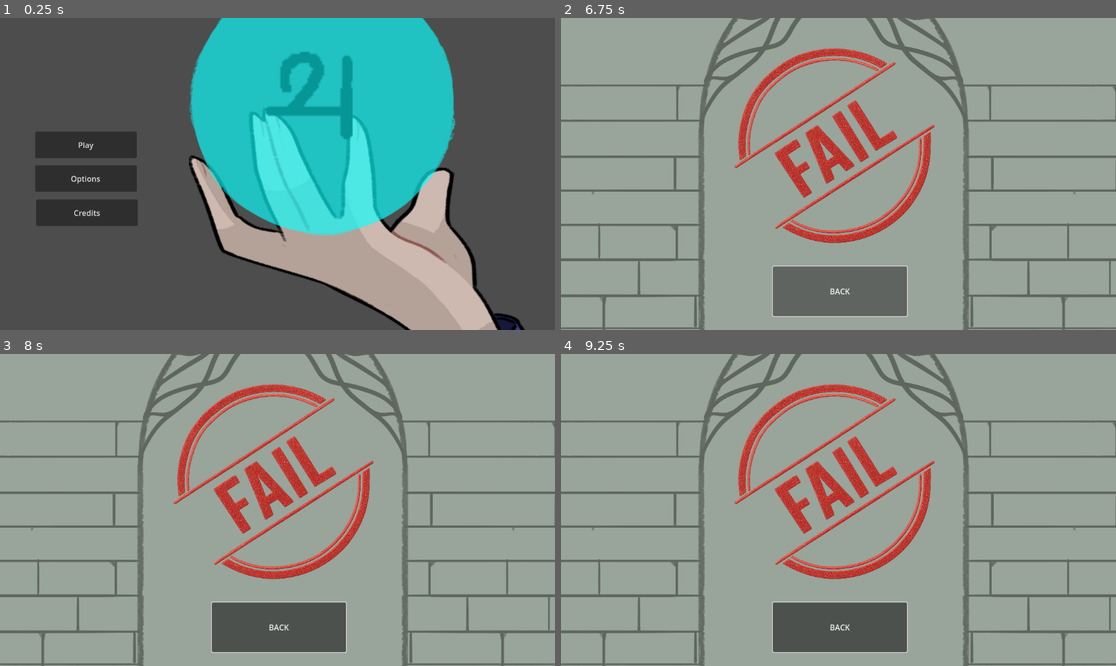
Above: before the commit, frames 1-4 (two rows, left to right).
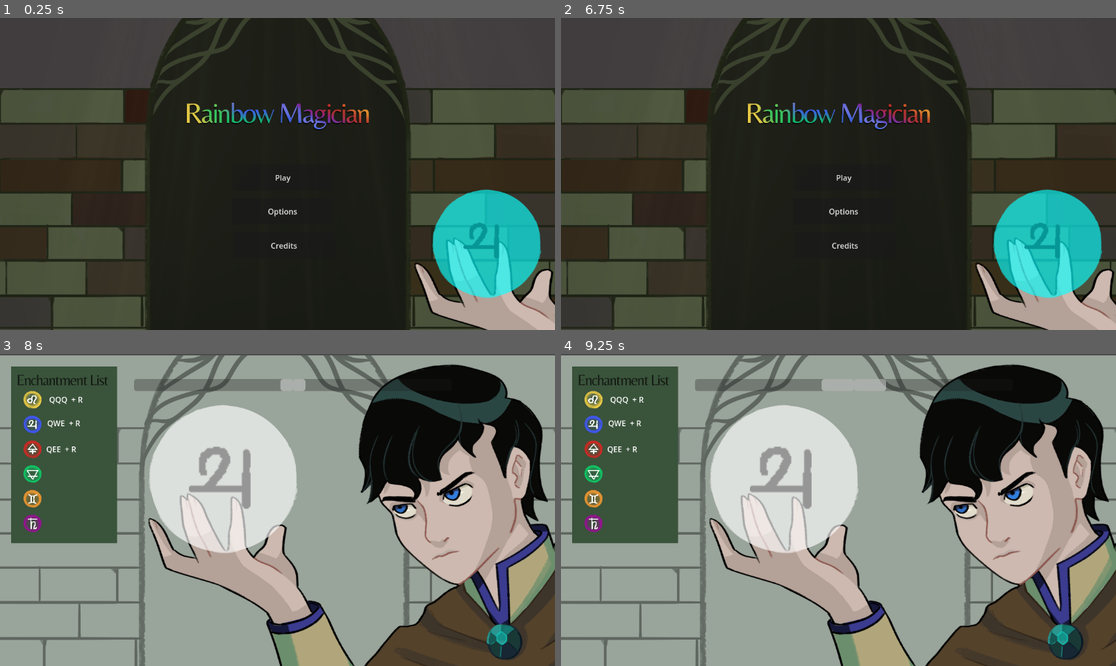
Above: after the commit, the same moments.

Repository: EmilianoMartel/rainbowmagic
Game: Godot game, scene res://scenes/main_menu.tscn
The game is run twice, just before and just after one commit, with the same random seed, the same clock (stepped at 60 frames per second) and the same inputs.
Inputs (mouse positions are in pixels of both pictures, inside the frame that each line leads up to):
- Up to frame 1 (0.25 s): no input
- Up to frame 2 (6.75 s): click "Credits" at 0.5 s; click (844, 298) at 1.25 s, where only the run after the commit has a clickable "Back"; click "Play" at 2 s; tap one key every 0.75 s from 2.85 s: R (Confirm) Q (FirstPower) W (SecondPower) E (ThirdPower) R (Confirm); click "BACK" at 6.5 s
- Up to frame 3 (8 s): click (283, 513) at 7.25 s, where only the run after the commit has a clickable "Play"
- Up to frame 4 (9.25 s): tap Q (FirstPower) at 8.1 s; tap W (SecondPower) at 8.85 s

The runs differ from the first frame. In frame 1, 74% of the frame differs, in the area x 0-100%, y 0-100%; in frame 2, 100%; in frame 3, 63%; in frame 4, 62%.
Error before the commit: Invalid assignment of property or key 'image' with value of type 'CompressedTexture2D' on a base object of type 'Sprite2D'. (res://scenes/end_game.gd:20)

Commit message:
fix end game

Diff:
--- a/resorces/lion.tres
+++ b/resorces/lion.tres
@@ -1,7 +1,7 @@
 [gd_resource type="Resource" script_class="SpellResource" load_steps=3 format=3 uid="uid://dbn8ew3l00je5"]
 
 [ext_resource type="Script" uid="uid://bnw2cs11djrbm" path="res://objects/data/spell_resource.gd" id="1_xmc4f"]
-[ext_resource type="Texture2D" uid="uid://cql1m2y71c7w5" path="res://art/leo.png" id="2_pifww"]
+[ext_resource type="Texture2D" uid="uid://cql1m2y71c7w5" path="res://art/spells_icons/leo.png" id="2_pifww"]
 
 [resource]
 script = ExtResource("1_xmc4f")
--- a/resorces/red.tres
+++ b/resorces/red.tres
@@ -1,7 +1,7 @@
 [gd_resource type="Resource" script_class="SpellResource" load_steps=3 format=3 uid="uid://c52wfbn8kv8nh"]
 
 [ext_resource type="Script" uid="uid://bnw2cs11djrbm" path="res://objects/data/spell_resource.gd" id="1_hheth"]
-[ext_resource type="Texture2D" uid="uid://c3vjh3r2hlnve" path="res://art/rojo.png" id="2_8j6og"]
+[ext_resource type="Texture2D" uid="uid://c3vjh3r2hlnve" path="res://art/spells_icons/rojo.png" id="2_8j6og"]
 
 [resource]
 script = ExtResource("1_hheth")
--- a/resorces/water.tres
+++ b/resorces/water.tres
@@ -1,7 +1,7 @@
 [gd_resource type="Resource" script_class="SpellResource" load_steps=3 format=3 uid="uid://bw2y7uqusrev"]
 
 [ext_resource type="Script" uid="uid://bnw2cs11djrbm" path="res://objects/data/spell_resource.gd" id="1_vplis"]
-[ext_resource type="Texture2D" uid="uid://bruj1pr2kss7c" path="res://art/jupiter.png" id="2_nvaq3"]
+[ext_resource type="Texture2D" uid="uid://bruj1pr2kss7c" path="res://art/spells_icons/jupiter.png" id="2_nvaq3"]
 
 [resource]
 script = ExtResource("1_vplis")
--- a/scenes/end_game.gd
+++ b/scenes/end_game.gd
@@ -1,6 +1,5 @@
 extends Node2D
 
-@export var final_scene : PackedScene
 @export var Success :  Texture
 @export var Fail : Texture
 @export var WinOrLose : Sprite2D
@@ -10,11 +9,14 @@
 	pass
 
 func _on_back_button_up() -> void:
-	get_tree().change_scene_to_packed(final_scene)
-	pass
+	var scene = load("res://scenes/main_menu.tscn") as PackedScene
+	if scene:
+		get_tree().change_scene_to_packed(scene)
+	else:
+		print("Cant charge scene.")
 
 func check_win_or_lose():
 	if(GameData.player_won):
-		WinOrLose.image = Success
+		WinOrLose.texture = Success
 	else:
-		WinOrLose.image = Fail
+		WinOrLose.texture = Fail
--- a/scenes/end_game.tscn
+++ b/scenes/end_game.tscn
@@ -1,14 +1,12 @@
-[gd_scene load_steps=6 format=3 uid="uid://caqkv0bluen13"]
+[gd_scene load_steps=5 format=3 uid="uid://caqkv0bluen13"]
 
-[ext_resource type="Texture2D" uid="uid://cibkut0ykv8cl" path="res://art/bg.png" id="1_dpvxj"]
+[ext_resource type="Texture2D" uid="uid://cibkut0ykv8cl" path="res://art/bgs/bg.png" id="1_dpvxj"]
 [ext_resource type="Script" uid="uid://duwuttpu25cbd" path="res://scenes/end_game.gd" id="1_uwdrl"]
-[ext_resource type="PackedScene" uid="uid://cu5uvmxxt77gw" path="res://scenes/main_menu.tscn" id="2_5pifh"]
 [ext_resource type="Texture2D" uid="uid://dafpuvlnd6q0f" path="res://art/Fail.png" id="2_uwdrl"]
 [ext_resource type="Texture2D" uid="uid://b7ef28yx806b0" path="res://art/Success.png" id="3_0h6i1"]
 
 [node name="EndGame" type="Node2D" node_paths=PackedStringArray("WinOrLose")]
 script = ExtResource("1_uwdrl")
-final_scene = ExtResource("2_5pifh")
 Success = ExtResource("3_0h6i1")
 Fail = ExtResource("2_uwdrl")
 WinOrLose = NodePath("Fail")
--- a/scenes/main_game.gd
+++ b/scenes/main_game.gd
@@ -45,6 +45,7 @@
 
 	if success + fails >= spells_max_count:
 		print("Final Game sucess: ", success ," fails: ", fails)
+		GameData.player_won = success > fails
 		get_tree().change_scene_to_packed(final_scene)
 		return
 
--- a/scenes/main_game.tscn
+++ b/scenes/main_game.tscn
@@ -6,10 +6,10 @@
 [ext_resource type="Resource" uid="uid://bw2y7uqusrev" path="res://resorces/water.tres" id="3_ygxny"]
 [ext_resource type="PackedScene" uid="uid://caqkv0bluen13" path="res://scenes/end_game.tscn" id="4_2l77h"]
 [ext_resource type="Texture2D" uid="uid://ccr51xcbqbn5d" path="res://art/mago.png" id="4_ygxny"]
-[ext_resource type="Texture2D" uid="uid://cibkut0ykv8cl" path="res://art/bg.png" id="5_nqdth"]
+[ext_resource type="Texture2D" uid="uid://cibkut0ykv8cl" path="res://art/bgs/bg.png" id="5_nqdth"]
 [ext_resource type="PackedScene" uid="uid://cp00wscnxftj4" path="res://scenes/ui_game.tscn" id="6_ygxny"]
 [ext_resource type="Texture2D" uid="uid://cvtwl7kckjb0q" path="res://art/spell.png" id="7_wi4c7"]
-[ext_resource type="Texture2D" uid="uid://cql1m2y71c7w5" path="res://art/leo.png" id="8_70vka"]
+[ext_resource type="Texture2D" uid="uid://cql1m2y71c7w5" path="res://art/spells_icons/leo.png" id="8_70vka"]
 
 [node name="MainGame" type="Node2D" node_paths=PackedStringArray("input_handler", "ui")]
 script = ExtResource("1_s3esy")
--- a/scenes/main_menu.gd
+++ b/scenes/main_menu.gd
@@ -1,7 +1,16 @@
 extends Control
 
 @export var other_scene : PackedScene
+@export var credits : Node
 
 func _on_play_button_button_down() -> void:
 	get_tree().change_scene_to_packed(other_scene)
 	pass
+
+
+func _on_credit_button_button_down() -> void:
+	credits.visible = true
+
+
+func _on_back_to_menu_c_button_down() -> void:
+	credits.visible = false
--- a/scenes/main_menu.tscn
+++ b/scenes/main_menu.tscn
@@ -1,123 +1,14 @@
-[gd_scene load_steps=9 format=3 uid="uid://cu5uvmxxt77gw"]
+[gd_scene load_steps=8 format=3 uid="uid://cu5uvmxxt77gw"]
 
 [ext_resource type="Script" uid="uid://dlx1mkbbo1wwi" path="res://scenes/main_menu.gd" id="1_l6cm7"]
 [ext_resource type="PackedScene" uid="uid://c7xsvycfditan" path="res://scenes/main_game.tscn" id="2_ekxnf"]
 [ext_resource type="Texture2D" uid="uid://ccr51xcbqbn5d" path="res://art/mago.png" id="3_bqqt6"]
-[ext_resource type="Texture2D" uid="uid://bruj1pr2kss7c" path="res://art/jupiter.png" id="4_8ln24"]
+[ext_resource type="Texture2D" uid="uid://drtsx02fpdhft" path="res://art/bgs/bgMenu.png" id="3_rtw2f"]
+[ext_resource type="Texture2D" uid="uid://bruj1pr2kss7c" path="res://art/spells_icons/jupiter.png" id="4_8ln24"]
 [ext_resource type="Texture2D" uid="uid://cvtwl7kckjb0q" path="res://art/spell.png" id="4_wu84c"]
+[ext_resource type="Texture2D" uid="uid://qmbm3wur5uq2" path="res://art/bgs/credits.png" id="7_oa1go"]
 
-[sub_resource type="Animation" id="Animation_rtw2f"]
-resource_name = "spell_idle"
-length = 10.0
-loop_mode = 1
-step = 0.33
-tracks/0/type = "value"
-tracks/0/imported = false
-tracks/0/enabled = true
-tracks/0/path = NodePath("AnimationPlayer/Spell:modulate")
-tracks/0/interp = 1
-tracks/0/loop_wrap = true
-tracks/0/keys = {
-"times": PackedFloat32Array(0, 0.666667),
-"transitions": PackedFloat32Array(2, 1),
-"update": 0,
-"values": [Color(0.885385, 0.872232, 0.889359, 1), Color(0.0431373, 0.192157, 1, 0.835294)]
-}
-tracks/1/type = "value"
-tracks/1/imported = false
-tracks/1/enabled = true
-tracks/1/path = NodePath("AnimationPlayer/Spell/Spell2:texture")
-tracks/1/interp = 1
-tracks/1/loop_wrap = true
-tracks/1/keys = {
-"times": PackedFloat32Array(0, 0.666667),
-"transitions": PackedFloat32Array(1, 1),
-"update": 1,
-"values": [ExtResource("4_8ln24"), ExtResource("4_8ln24")]
-}
-tracks/2/type = "value"
-tracks/2/imported = false
-tracks/2/enabled = true
-tracks/2/path = NodePath("AnimationPlayer/Spell/Spell2:scale")
-tracks/2/interp = 1
-tracks/2/loop_wrap = true
-tracks/2/keys = {
-"times": PackedFloat32Array(0, 0.666667, 0.666767, 0.666867, 0.930551, 1, 1.05615, 1.1256),
-"transitions": PackedFloat32Array(1, 1, 1, 1, 1, 1, 1, 1),
-"update": 0,
-"values": [Vector2(0, 0), Vector2(1.40361, 1.40361), Vector2(1.40361, 1.40361), Vector2(1.40361, 1.40361), Vector2(0.9, 0.9), Vector2(1.40361, 1.40361), Vector2(0.9, 0.9), Vector2(1.40361, 1.40361)]
-}
-tracks/3/type = "value"
-tracks/3/imported = false
-tracks/3/enabled = true
-tracks/3/path = NodePath("AnimationPlayer/Spell/Spell2:rotation")
-tracks/3/interp = 1
-tracks/3/loop_wrap = true
-tracks/3/keys = {
-"times": PackedFloat32Array(0, 0.666667),
-"transitions": PackedFloat32Array(1, 1),
-"update": 0,
-"values": [-2.81347, 0.0]
-}
-
-[sub_resource type="Animation" id="Animation_oa1go"]
-length = 0.001
-tracks/0/type = "value"
-tracks/0/imported = false
-tracks/0/enabled = true
-tracks/0/path = NodePath("AnimationPlayer/Spell:modulate")
-tracks/0/interp = 1
-tracks/0/loop_wrap = true
-tracks/0/keys = {
-"times": PackedFloat32Array(0),
-"transitions": PackedFloat32Array(1),
-"update": 0,
-"values": [Color(0.0431373, 1, 1, 1)]
-}
-tracks/1/type = "value"
-tracks/1/imported = false
-tracks/1/enabled = true
-tracks/1/path = NodePath("AnimationPlayer/Spell/Spell2:texture")
-tracks/1/interp = 1
-tracks/1/loop_wrap = true
-tracks/1/keys = {
-"times": PackedFloat32Array(0),
-"transitions": PackedFloat32Array(1),
-"update": 1,
-"values": [ExtResource("4_8ln24")]
-}
-tracks/2/type = "value"
-tracks/2/imported = false
-tracks/2/enabled = true
-tracks/2/path = NodePath("AnimationPlayer/Spell/Spell2:scale")
-tracks/2/interp = 1
-tracks/2/loop_wrap = true
-tracks/2/keys = {
-"times": PackedFloat32Array(0),
-"transitions": PackedFloat32Array(1),
-"update": 0,
-"values": [Vector2(1.40361, 1.40361)]
-}
-tracks/3/type = "value"
-tracks/3/imported = false
-tracks/3/enabled = true
-tracks/3/path = NodePath("AnimationPlayer/Spell/Spell2:rotation")
-tracks/3/interp = 1
-tracks/3/loop_wrap = true
-tracks/3/keys = {
-"times": PackedFloat32Array(0),
-"transitions": PackedFloat32Array(1),
-"update": 0,
-"values": [0.0]
-}
-
-[sub_resource type="AnimationLibrary" id="AnimationLibrary_tbmy8"]
-_data = {
-&"RESET": SubResource("Animation_oa1go"),
-&"spell_idle": SubResource("Animation_rtw2f")
-}
-
-[node name="MainMenu" type="Control"]
+[node name="MainMenu" type="Control" node_paths=PackedStringArray("credits")]
 layout_mode = 3
 anchors_preset = 15
 anchor_right = 1.0
@@ -126,48 +17,66 @@
 grow_vertical = 2
 script = ExtResource("1_l6cm7")
 other_scene = ExtResource("2_ekxnf")
+credits = NodePath("Credits")
+
+[node name="BgMenu" type="Sprite2D" parent="."]
+position = Vector2(576.889, 326.375)
+scale = Vector2(0.454688, 0.454688)
+texture = ExtResource("3_rtw2f")
 
 [node name="Mago" type="Sprite2D" parent="."]
-position = Vector2(1419, 324)
+position = Vector2(1398, 528)
+scale = Vector2(0.523773, 0.523773)
 texture = ExtResource("3_bqqt6")
 
 [node name="PlayButton" type="Button" parent="."]
 layout_mode = 0
-offset_left = 73.0
-offset_top = 236.0
-offset_right = 284.0
-offset_bottom = 291.0
+offset_left = 482.0
+offset_top = 304.0
+offset_right = 693.0
+offset_bottom = 359.0
 text = "Play"
 
 [node name="OptionButton" type="Button" parent="."]
 layout_mode = 0
-offset_left = 73.0
-offset_top = 306.0
-offset_right = 284.0
-offset_bottom = 361.0
+offset_left = 482.0
+offset_top = 374.0
+offset_right = 693.0
+offset_bottom = 429.0
 text = "Options"
 
 [node name="CreditButton" type="Button" parent="."]
 layout_mode = 0
-offset_left = 75.0
-offset_top = 377.0
-offset_right = 286.0
-offset_bottom = 432.0
+offset_left = 484.0
+offset_top = 445.0
+offset_right = 695.0
+offset_bottom = 500.0
 text = "Credits"
 
-[node name="AnimationPlayer" type="AnimationPlayer" parent="."]
-libraries = {
-&"": SubResource("AnimationLibrary_tbmy8")
-}
-
-[node name="Spell" type="Sprite2D" parent="AnimationPlayer"]
+[node name="Spell" type="Sprite2D" parent="."]
 modulate = Color(0.0431373, 1, 1, 1)
-position = Vector2(669, 177)
+position = Vector2(1010, 469)
+scale = Vector2(0.40942, 0.40942)
 texture = ExtResource("4_wu84c")
 
-[node name="Spell2" type="Sprite2D" parent="AnimationPlayer/Spell"]
+[node name="Spell2" type="Sprite2D" parent="Spell"]
 position = Vector2(-27, -16)
 scale = Vector2(1.40361, 1.40361)
 texture = ExtResource("4_8ln24")
 
+[node name="Credits" type="Sprite2D" parent="."]
+visible = false
+position = Vector2(586.333, 333.5)
+scale = Vector2(0.460417, 0.460417)
+texture = ExtResource("7_oa1go")
+
+[node name="BackToMenuC" type="Button" parent="Credits"]
+offset_left = -159.276
+offset_top = 476.742
+offset_right = 183.724
+offset_bottom = 594.742
+text = "Back"
+
 [connection signal="button_down" from="PlayButton" to="." method="_on_play_button_button_down"]
+[connection signal="button_down" from="CreditButton" to="." method="_on_credit_button_button_down"]
+[connection signal="button_down" from="Credits/BackToMenuC" to="." method="_on_back_to_menu_c_button_down"]
--- a/scenes/ui_game.tscn
+++ b/scenes/ui_game.tscn
@@ -2,7 +2,7 @@
 
 [ext_resource type="Script" uid="uid://diu61ryv5eemu" path="res://objects/ui_game.gd" id="1_35xpy"]
 [ext_resource type="Texture2D" uid="uid://c7clwkorfau3w" path="res://art/lista.png" id="2_a7cbq"]
-[ext_resource type="Texture2D" uid="uid://qax30u8c36cy" path="res://art/spells.png" id="3_y6wst"]
+[ext_resource type="Texture2D" uid="uid://qax30u8c36cy" path="res://art/spells_icons/spells.png" id="3_y6wst"]
 [ext_resource type="Texture2D" uid="uid://55nivwpl5ng" path="res://art/square.png" id="4_rwq73"]
 
 [sub_resource type="GDScript" id="GDScript_a7cbq"]
@@ -94,6 +94,7 @@
 expand_mode = 1
 
 [node name="Spells" type="TextureRect" parent="List"]
+layout_mode = 0
 offset_left = 25.0
 offset_top = 50.0
 offset_right = 64.0
@@ -110,6 +111,7 @@
 text = "QQQ  + R"
 
 [node name="Label2" type="Label" parent="List"]
+layout_mode = 0
 offset_left = 75.0
 offset_top = 106.0
 offset_right = 202.0
@@ -117,6 +119,7 @@
 text = "QWE  + R"
 
 [node name="Label3" type="Label" parent="List"]
+layout_mode = 0
 offset_left = 73.0
 offset_top = 160.0
 offset_right = 200.0
@@ -138,6 +141,7 @@
 expand_mode = 1
 
 [node name="Label4" type="Label" parent="."]
+layout_mode = 0
 offset_left = 455.0
 offset_top = 552.0
 offset_right = 668.0
Binary file removed: art/Button.png
Binary file added: art/bgMenu.png
Not shown, changed: art/bgMenu.png.import
Renamed: art/bg.png -> art/bgs/bg.png
Not shown, changed: art/bgs/bg.png.import
Binary file added: art/bgs/bgMenu.png
Not shown, added: art/bgs/bgMenu.png.import
Binary file added: art/bgs/credits.png
Not shown, added: art/bgs/credits.png.import
Renamed: art/jupiter.png -> art/spells_icons/jupiter.png
Not shown, changed: art/spells_icons/jupiter.png.import
Renamed: art/leo.png -> art/spells_icons/leo.png
(and 11 more such lines)
